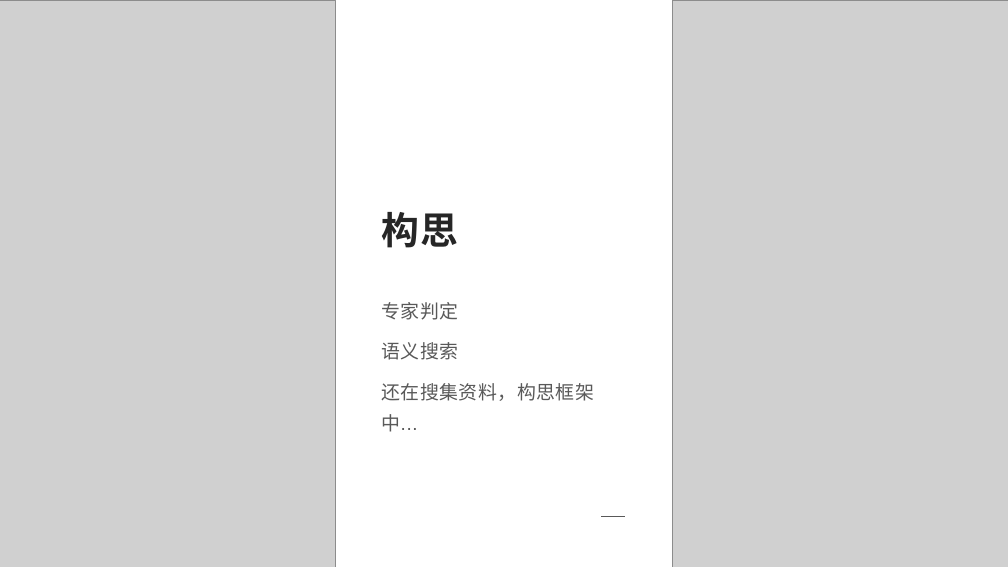
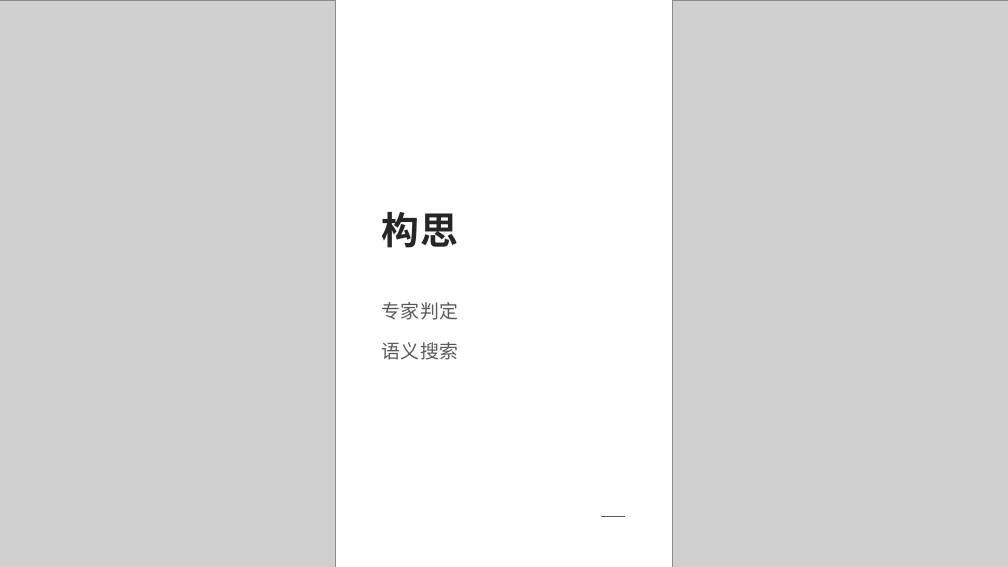
Before and after one commit to SJTUSpeakTeam/projectDoc, a slide deck: slide 24 of pre2.pptx (slide 22 before the commit). Drawn at 1008x567 pixels with LibreOffice and Linux fonts; fonts in the diff are those of the drawing; grey boxes stand for pictures. Boxes give left, top, right and bottom in pixels: in the first picture for what was removed or moved away, otherwise in the second. Text is boxed around its words. In the diff, an @@ line names an element or a change of style, - is before the commit and + after.

```diff
--- a/pre2.pptx
+++ b/pre2.pptx
@@ text at (381, 383, 594, 432): paragraph removed @@
-还在搜集资料，构思框架中...
```
Also in this commit, not shown: 2 other slides changed, 2 slides added, 1 other file.
